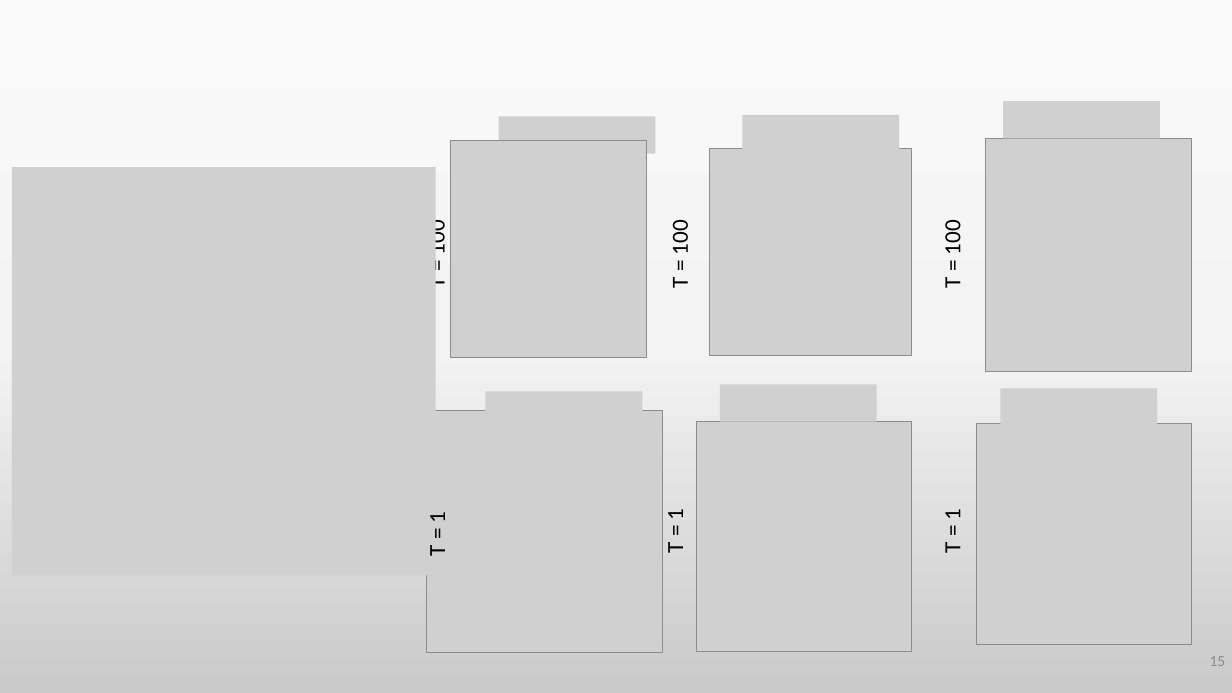
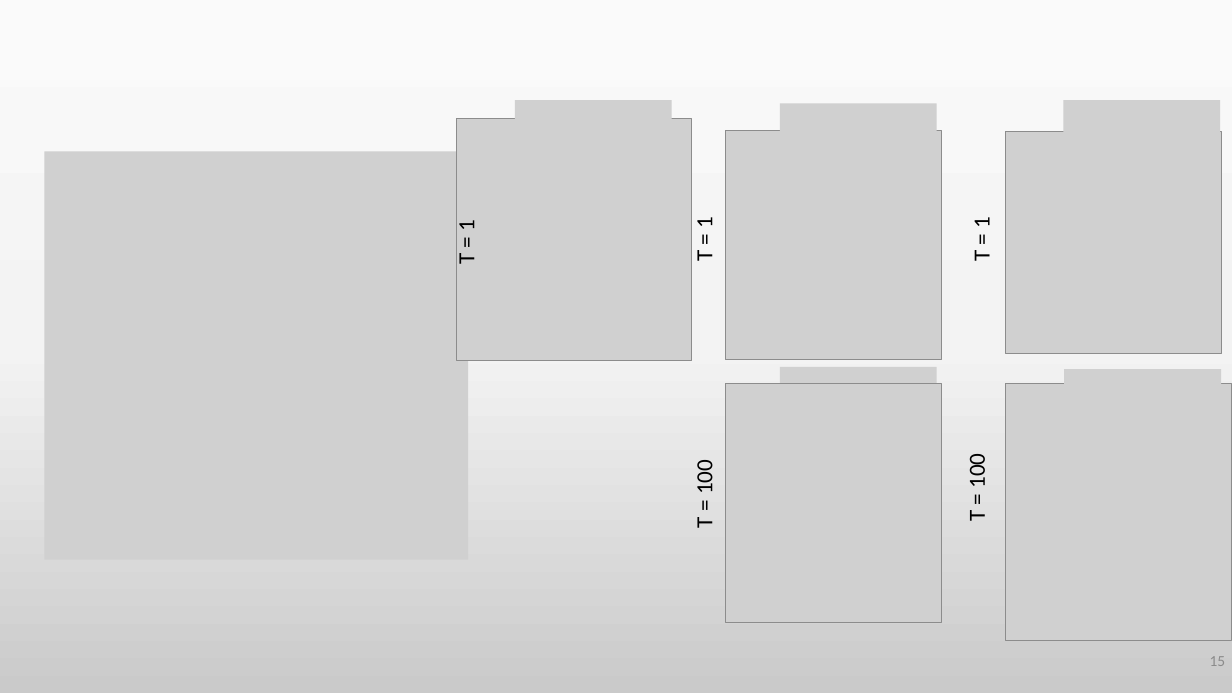
Before and after one commit to jzimm24/CompPhys2425, a slide deck: slide 15 of tsp_Vortrag.pptm. Drawn at 1232x693 pixels with LibreOffice and Linux fonts; fonts in the diff are those of the drawing; grey boxes stand for pictures. Boxes give left, top, right and bottom in pixels: in the first picture for what was removed or moved away, otherwise in the second. Text is boxed around its words. In the diff, an @@ line names an element or a change of style, - is before the commit and + after.

```diff
--- a/tsp_Vortrag.pptm
+++ b/tsp_Vortrag.pptm
@@ picture: place and size @@
-picture at <box>976,423,1192,645</box>
+picture at <box>457,119,692,361</box>
@@ picture removed at <box>499,116,656,153</box> @@
@@ picture added at <box>515,100,672,137</box> @@
@@ picture removed at <box>742,115,899,152</box> @@
@@ picture added at <box>780,104,937,140</box> @@
@@ picture removed at <box>1004,101,1161,138</box> @@
@@ picture added at <box>1064,100,1221,137</box> @@
@@ 3 texts: place and size @@
-3 texts at <box>423,509,966,556</box>
+3 texts at <box>452,218,996,265</box>
@@ picture: place and size @@
-picture at <box>710,148,912,355</box>
+picture at <box>726,130,942,360</box>
@@ picture: place and size @@
-picture at <box>696,421,912,652</box>
+picture at <box>1006,132,1222,354</box>
@@ picture: place and size @@
-picture at <box>12,167,436,576</box>
+picture at <box>44,152,469,560</box>
@@ text removed at <box>666,223,694,288</box> @@
-T = 100
@@ picture removed at <box>720,384,877,421</box> @@
@@ picture: place and size @@
-picture at <box>450,140,646,358</box>
+picture at <box>726,384,942,623</box>
@@ picture added at <box>780,367,937,404</box> @@
@@ picture removed at <box>1001,388,1158,425</box> @@
@@ picture: place and size @@
-picture at <box>986,139,1192,372</box>
+picture at <box>1006,384,1232,640</box>
@@ picture added at <box>1065,370,1222,407</box> @@
@@ picture removed at <box>427,410,663,653</box> @@
@@ picture removed at <box>485,392,642,429</box> @@
@@ text "T = 100": place and size @@
-text "T = 100" at <box>423,223,451,288</box>
+text "T = 100" at <box>690,463,718,528</box>
@@ text "T = 100": place and size @@
-text "T = 100" at <box>938,223,966,288</box>
+text "T = 100" at <box>963,456,991,521</box>
```
Also in this commit, not shown: 10 other slides changed, 2 slides added, 1 slide removed, 1 other file.
